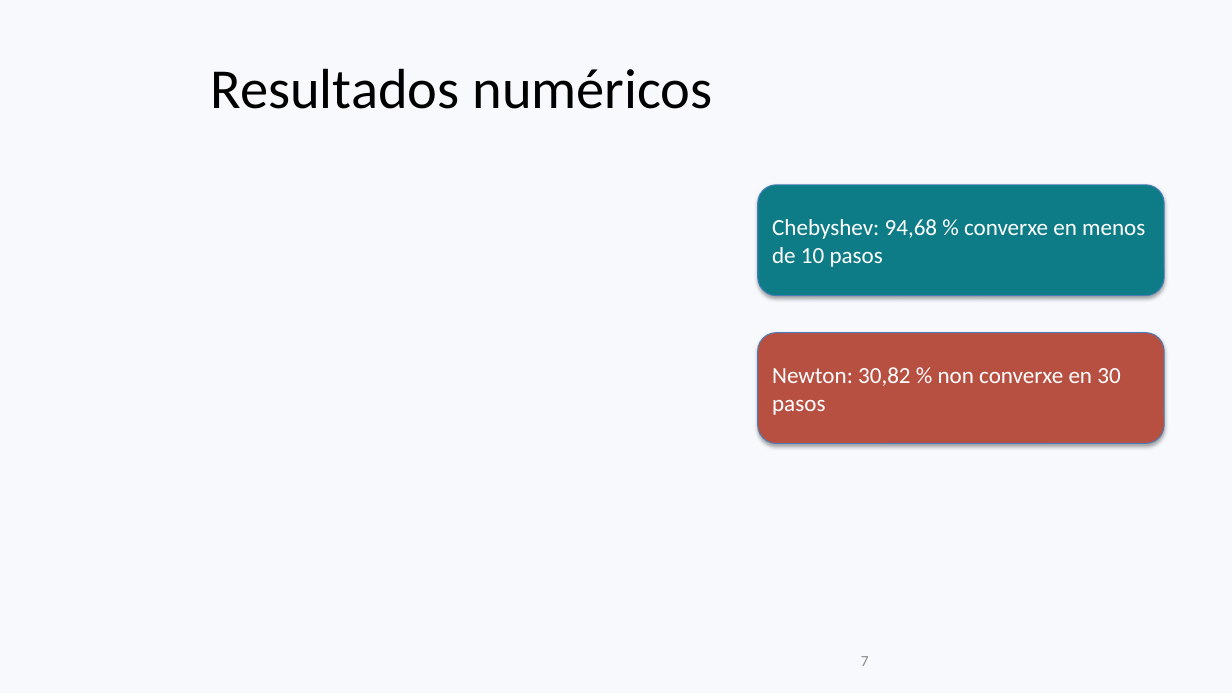
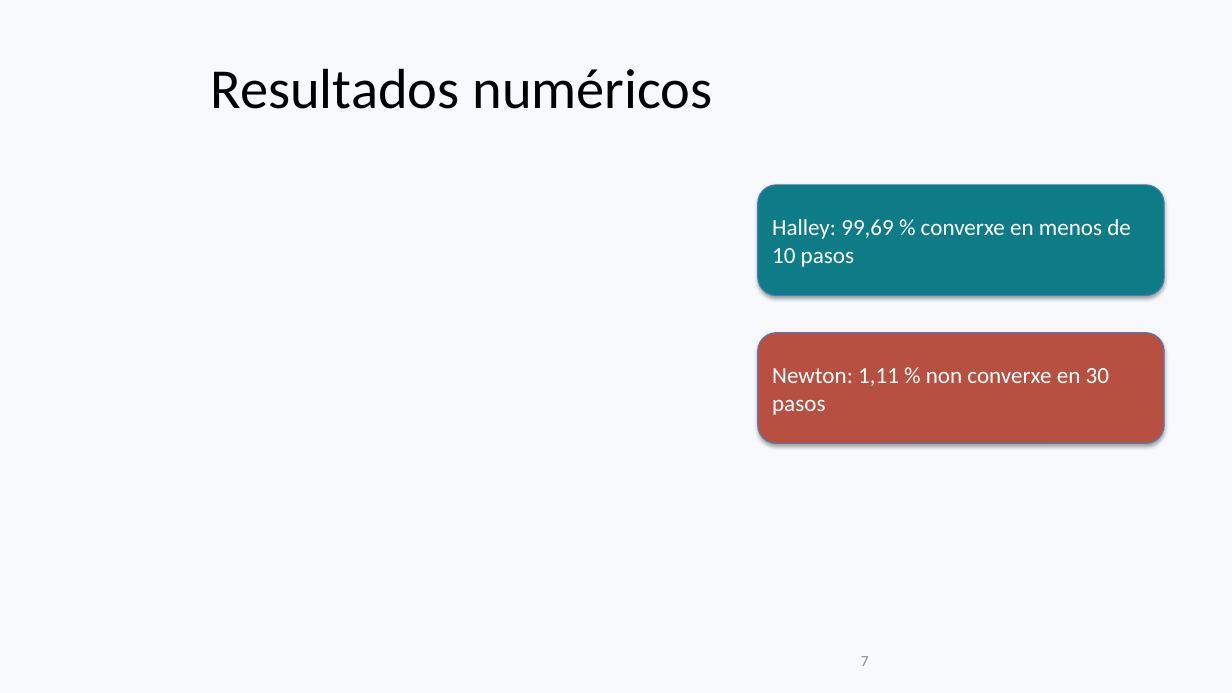
Before and after one commit to cosmord/AM_Fractales_2627, a slide deck: slide 7 of presentacion/presentacion.pptx. Drawn at 1232x693 pixels with LibreOffice and Linux fonts; fonts in the diff are those of the drawing. Boxes give left, top, right and bottom in pixels: in the first picture for what was removed or moved away, otherwise in the second. Text is boxed around its words. In the diff, an @@ line names an element or a change of style, - is before the commit and + after.

```diff
--- a/presentacion/presentacion.pptx
+++ b/presentacion/presentacion.pptx
@@ text in rounded rectangle at [772, 219, 1131, 267]: text changed @@
-Chebyshev: 94,68 % converxe en menos de 10 pasos
+Halley: 99,69 % converxe en menos de 10 pasos
@@ text in rounded rectangle at [772, 368, 1109, 415]: text changed @@
-Newton: 30,82 % non converxe en 30 pasos
+Newton: 1,11 % non converxe en 30 pasos
```
Also in this commit, not shown: 3 other slides changed, 27 other files.
